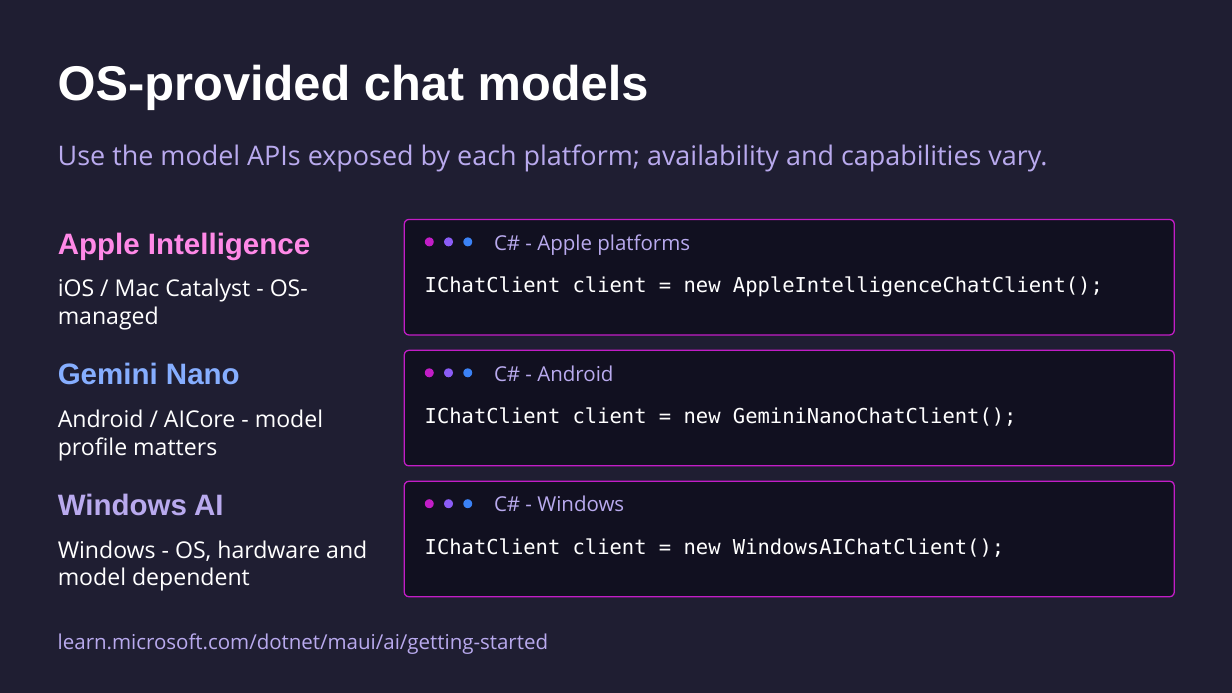
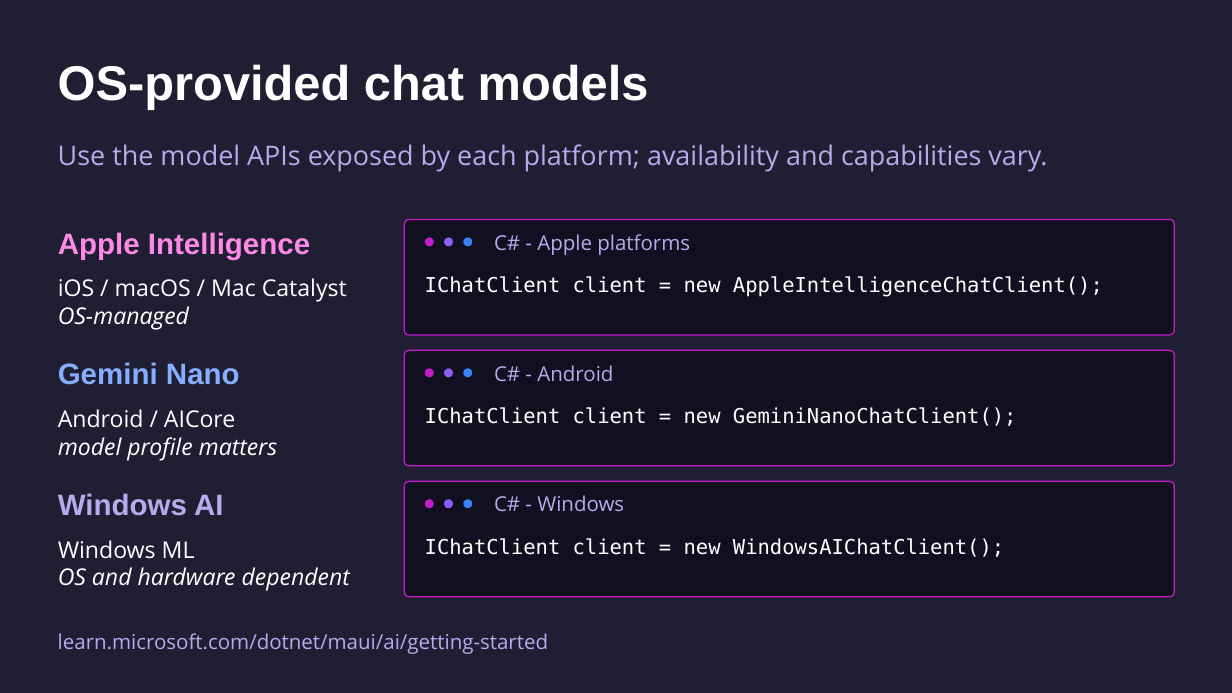
Before and after one commit to mattleibow/dotnetconf2026, a slide deck: slide 16 of slides.pptx. Drawn at 1232x693 pixels with LibreOffice and Linux fonts; fonts in the diff are those of the drawing. Boxes give left, top, right and bottom in pixels: in the first picture for what was removed or moved away, otherwise in the second. Text is boxed around its words. In the diff, an @@ line names an element or a change of style, - is before the commit and + after.

```diff
--- a/slides.pptx
+++ b/slides.pptx
@@ text at <box>58,278,347,329</box>: text changed @@
-iOS / Mac Catalyst - OS-managed
+iOS / macOS / Mac Catalyst
+OS-managed
@@ text at <box>58,409,278,460</box>: text changed; italic on @@
-Android / AICore - model profile matters
+Android / AICore
+model profile matters
@@ text at <box>58,540,350,591</box>: text changed; italic on @@
-Windows - OS, hardware and model dependent
+Windows ML
+OS and hardware dependent
```
Also in this commit, not shown: 14 other slides changed.
